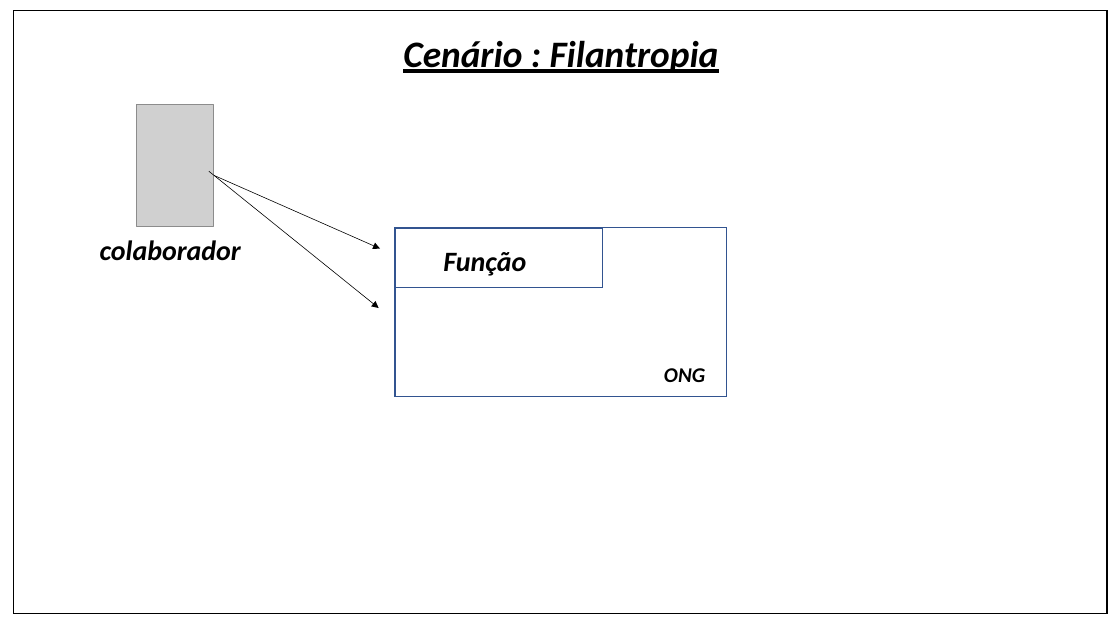
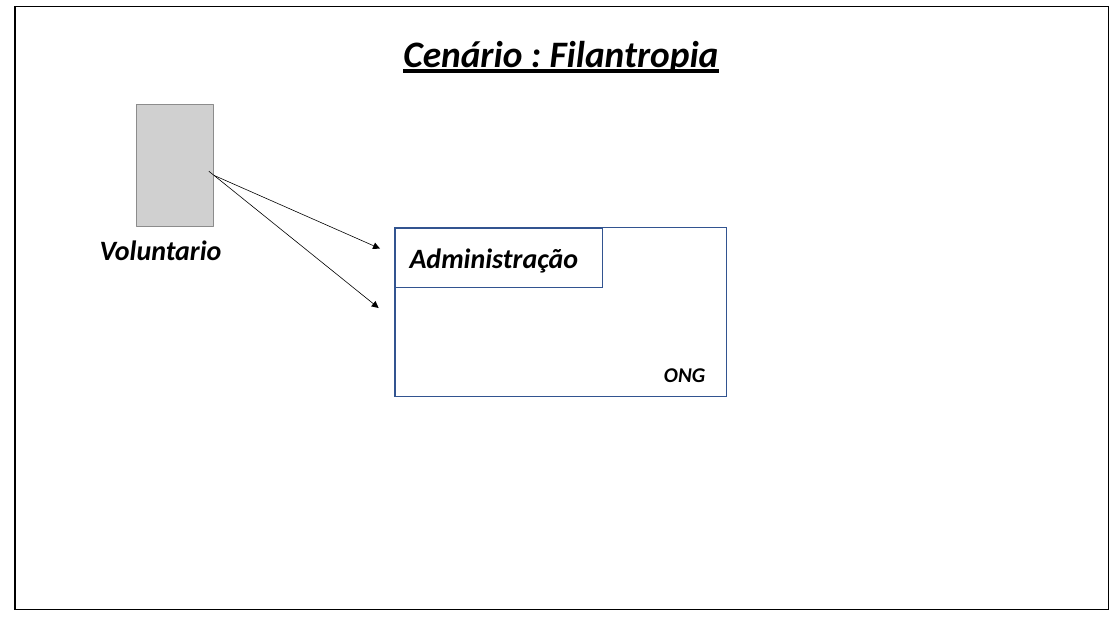
Before and after one commit to Ney-Rocha/OPE-3-semestre, a slide deck: slide 10 of cenario_de_negocio.pptx. Drawn at 1120x630 pixels with LibreOffice and Linux fonts; fonts in the diff are those of the drawing; grey boxes stand for pictures. Boxes give left, top, right and bottom in pixels: in the first picture for what was removed or moved away, otherwise in the second. Text is boxed around its words. In the diff, an @@ line names an element or a change of style, - is before the commit and + after.

```diff
--- a/cenario_de_negocio.pptx
+++ b/cenario_de_negocio.pptx
@@ rectangle: place and size @@
-rectangle at (13, 10, 1107, 614)
+rectangle at (15, 6, 1109, 610)
@@ text at (100, 240, 222, 261): text changed @@
-colaborador
+Voluntario
@@ text at (410, 248, 579, 273): text changed @@
-Função
+Administração
```
Also in this commit, not shown: 8 other slides changed, 1 other file.
